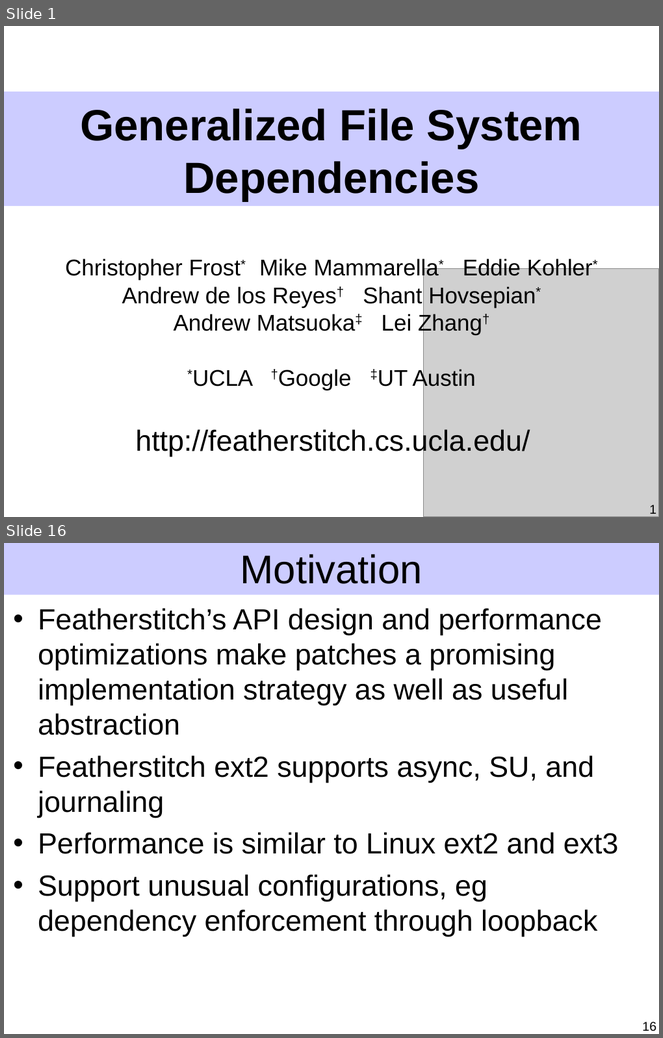
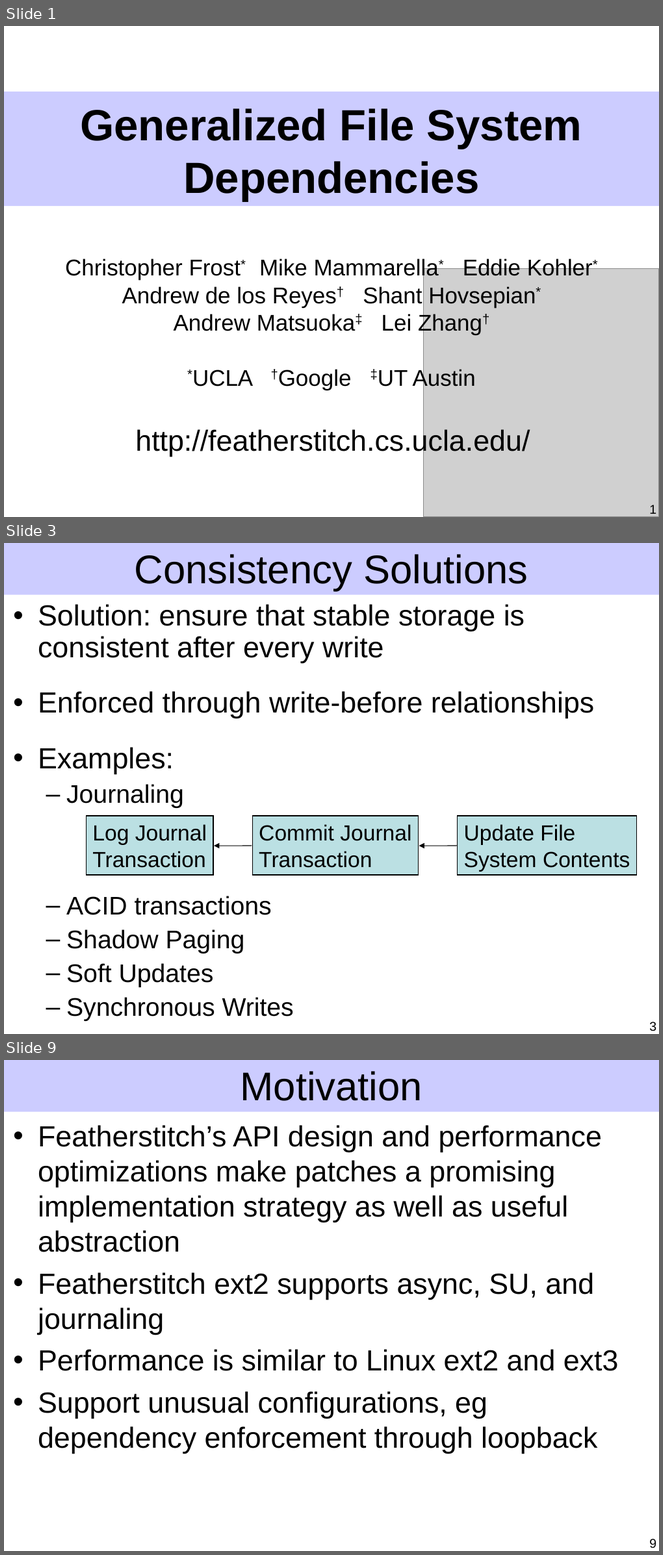
Before and after one commit to ucla-readable/fstitch-doc, a slide deck: sosp/pres.ppt. Shown one above the other, each under a label of ours: slides 1 and 16 before the commit, slides 1, 3 and 9 after it; the slides between them are not shown. The pictures are 663x1038 and 663x1555 pixels, drawn with LibreOffice and Linux fonts; fonts in the diff are those of the drawing; grey boxes stand for pictures. Boxes give left, top, right and bottom in pixels: in the first picture for what was removed or moved away, otherwise in the second. Text is boxed around its words. In the diff, an @@ line names an element or a change of style, - is before the commit and + after.

```diff
--- a/sosp/pres.ppt
+++ b/sosp/pres.ppt
@@ slide 3 added at (4,543,659,1034), background #FFFFFF; not listed: 1 template element that a slide beside it also shows @@
@@ title added at (135,554,528,591), 44 pt, text #000000 @@
+Consistency Solutions
@@ text added at (38,604,594,1021), 32 pt, text #000000 @@
+• Solution: ensure that stable storage is consistent after every write
+• Enforced through write-before relationships
+• Examples:
+  – Journaling
+  – ACID transactions
+  – Shadow Paging
+  – Soft Updates
+  – Synchronous Writes
@@ rectangle added at (87,816,214,875), fill #BBE0E3, outline #000000 0.99 pt, 24 pt, text #000000 @@
+Log Journal
+Transaction
@@ rectangle added at (252,816,418,875), fill #BBE0E3, outline #000000 0.99 pt, 24 pt, text #000000 @@
+Commit Journal
+Transaction
@@ rectangle added at (458,816,637,875), fill #BBE0E3, outline #000000 0.99 pt, 24 pt, text #000000 @@
+Update File
+System Contents
@@ arrow added from (252, 846) to (214, 846), #000000 0.74 pt @@
@@ arrow added from (457, 846) to (419, 846), #000000 0.74 pt @@
@@ page number added at (649,1022,657,1032), 14 pt, text #000000 @@
+3
@@ what was slide 16 is now slide 9 @@
@@ page number at (649,1539,657,1549): text changed @@
-16
+9
```
Also in this commit, not shown: 5 slides changed, 4 other slides added, 12 slides removed.
